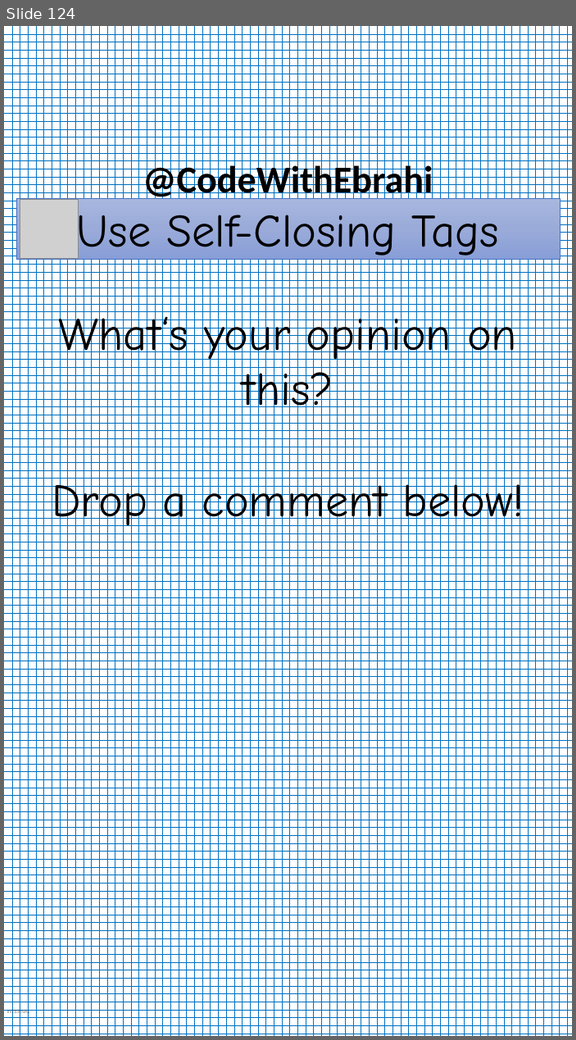
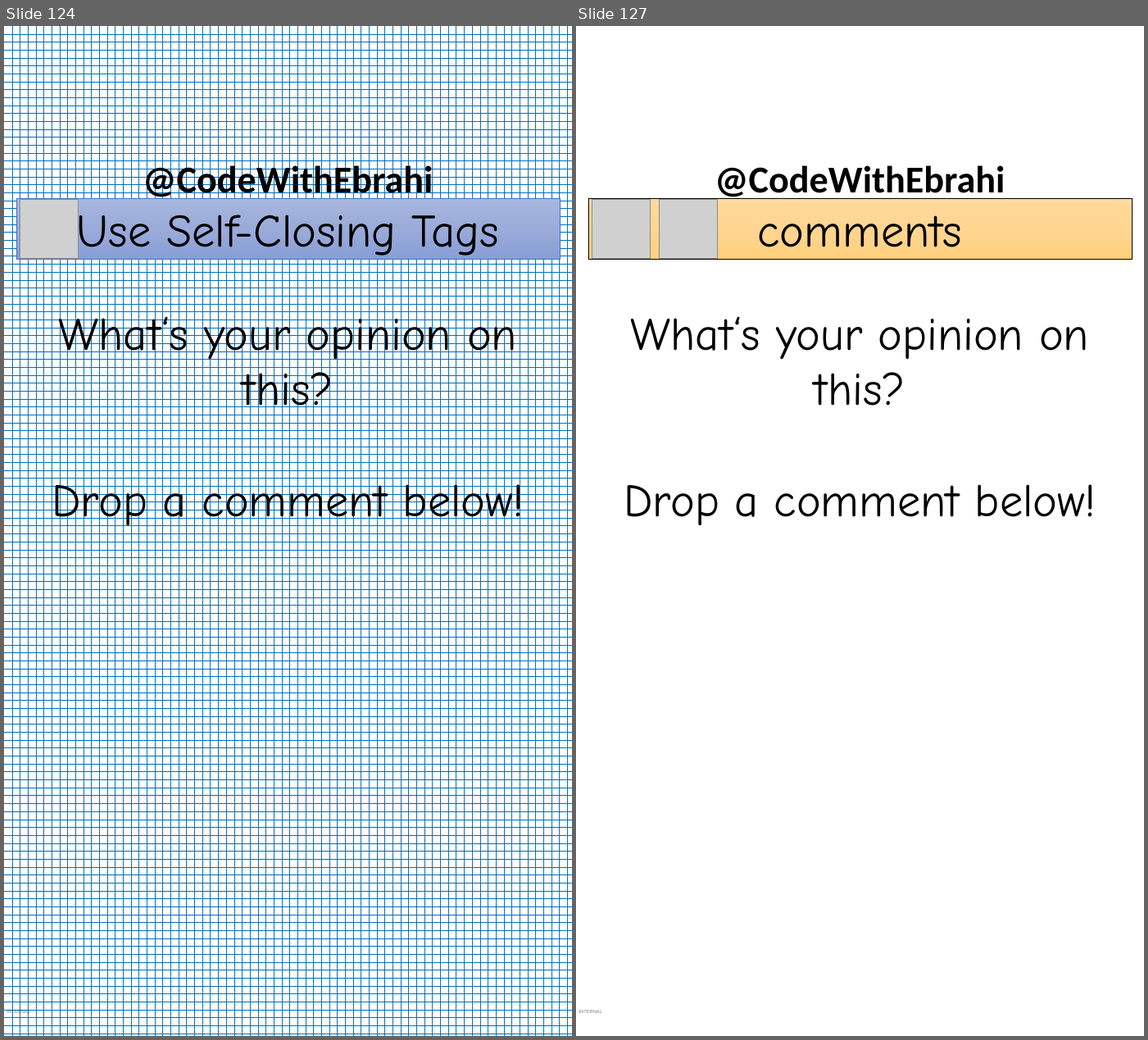
Before and after one commit to ebrahimsalehi1/python_codes, a slide deck: assets/images.pptx. Shown side by side, each under a label of ours: slide 124 before the commit, slides 124 and 127 after it; the slides between them are not shown. The pictures are 576x1040 and 1148x1040 pixels, drawn with LibreOffice and Linux fonts; fonts in the diff are those of the drawing; grey boxes stand for pictures; background and template pictures are left out. Boxes give left, top, right and bottom in pixels: in the first picture for what was removed or moved away, otherwise in the second. Text is boxed around its words. In the diff, an @@ line names an element or a change of style, - is before the commit and + after.

```diff
--- a/assets/images.pptx
+++ b/assets/images.pptx
@@ slide 127 added at box(576, 26, 1144, 1036), background picture (left out); not listed: 2 template elements that a slide beside it also shows @@
@@ rectangle added at box(588, 198, 1132, 260), fill gradient #FFDB9E to #FFD590 to #FFD07C, outline #000000 0.5 pt, 66 pt, text #000000 @@
+comments
@@ picture added at box(592, 199, 651, 258) @@
@@ picture added at box(659, 200, 717, 258) @@
@@ text added at box(624, 316, 1097, 525), 66 pt, text #000000 @@
+What‘s your opinion on this?
+Drop a comment below!
```
Also in this commit, not shown: 2 other slides added, 17 other files.
